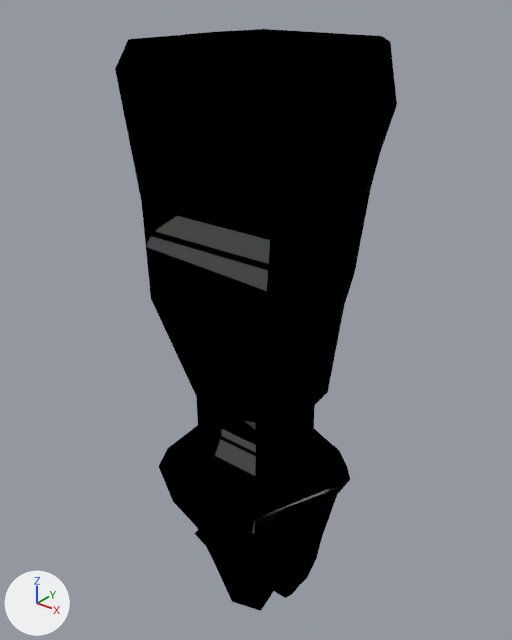
One commit to the OBJ model data/MODEL/leftarm.obj: the scene before it, then after it.
Camera for both pictures: a 50 mm camera at (0.775, -0.983, 0.279) aimed at (-0.03, 0.023, -0.344). The axes (+X, +Y, +Z) are drawn at lower left. The lights are the same throughout. Where no turn or scale is listed for an object, it has been applied to the vertices.

The scene before the commit, as lines of its bpy script (objects in view):
```python
me_leftarm = bpy.data.meshes.new('leftarm')
me_leftarm.from_pydata(...)  # 96 vertices, 94 faces; spans x -0.197..0.191, y -0.166..0.197, z -0.97..0.186
me_leftarm.materials.append(mat_lambert12sg)  # picture img_rightshoulder_png
ob_leftarm = bpy.data.objects.new('leftarm', me_leftarm)
ob_leftarm.location = (0.0, 0.0, 0.0)
```
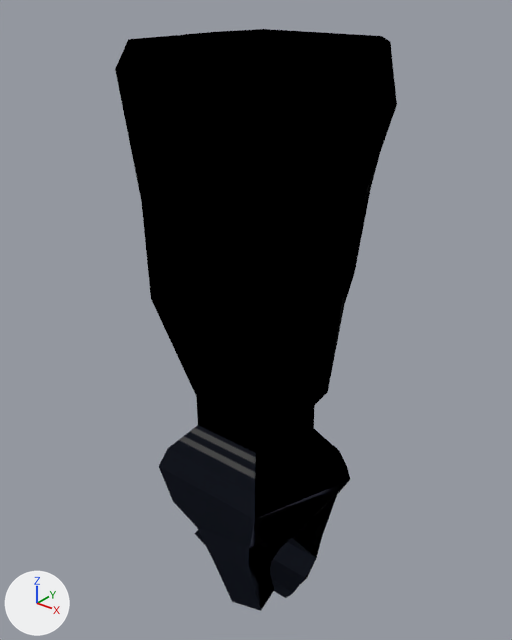
Pixel boxes [x1, y1, x2, y2] of what changed, in the pictures (512 x 640 px):
'leftarm', recoloured: [145, 213, 334, 611] in both

The change, as a diff of the scene's bpy script:
```diff
--- a/data/MODEL/leftarm.obj.py
+++ b/data/MODEL/leftarm.obj.py
@@ img_righthand_png @@
+img_righthand_png = load_image('righthand.png', 'righthand.png', 2048, 2048, 'sRGB')
@@ mat_leftarm1_lambert12sg @@
+mat_leftarm1_lambert12sg = principled_material('leftarm1:lambert12SG')
+mat_leftarm1_lambert12sg.texture = img_righthand_png
+mat_leftarm1_lambert12sg.roughness = 1.0
@@ me_leftarm @@
 me_leftarm.from_pydata(...)  # 96 vertices, 94 faces; spans x -0.197..0.191, y -0.166..0.197, z -0.97..0.186
-me_leftarm.materials.append(mat_lambert12sg)  # picture img_rightshoulder_png
+me_leftarm.materials.append(mat_leftarm1_lambert12sg)  # picture img_righthand_png
```
